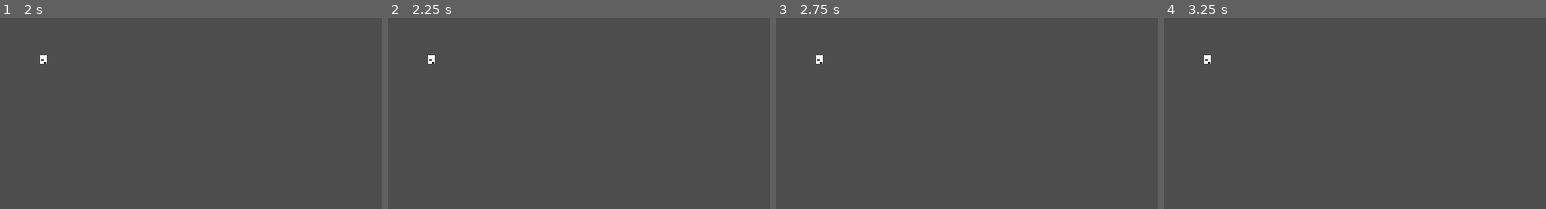
Above: before the commit, frames 1-4 (left to right).
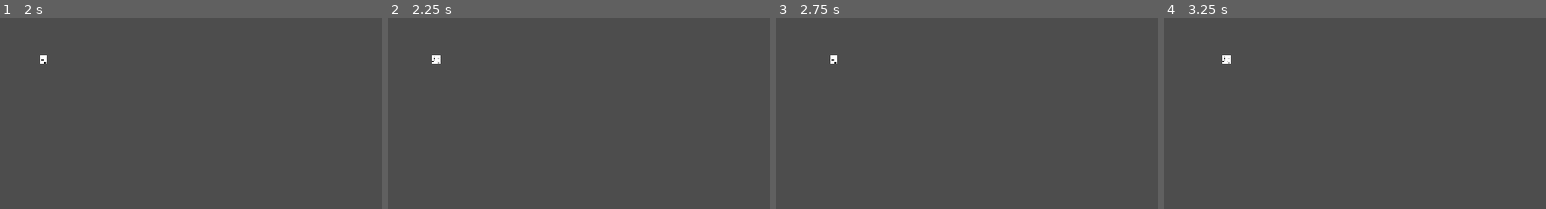
Above: after the commit, the same moments.

Repository: Hardy-Thomas/TheSereneGlade
Game: Godot game, scene res://npc.tscn
Two runs of this game, one before a commit and one after it. Both use one fixed random seed, a clock stepped at 60 frames per second and the inputs below. This scene is started directly instead of the project's main scene.
Inputs:
- Up to frame 1 (2 s): tap Enter (ui_accept) at 0.5, 0.77, 1.25, 1.52 s; hold Right (move_right) 0.53-1.28 s; hold Down (move_down) from 1.28 s (still down)
- Up to frame 2 (2.25 s): tap Enter (ui_accept) at 2 s; release Down (move_down) at 2.03 s; hold Right (move_right) from 2.03 s (still down)
- Up to frame 3 (2.75 s): keep holding Right (move_right)
- Up to frame 4 (3.25 s): tap Enter (ui_accept) at 2.75, 3.02 s; release Right (move_right) at 2.78 s; hold Up (move_up) from 2.78 s (still down)
The pictures show only the part of the screen within x 0-50%, y 0-50%; the shares and areas given below are measured in that part.

Frame 1 is identical in both runs. In frame 2, 0.1% of the frame differs, in the area x 10-14%, y 19-24%; in frame 3, 0.1%; in frame 4, 0.2%, in the area x 10-18%, y 19-24%.

Commit message:
Va te fair enculé sale connarde de merde a qui je baise sa pute de famille sur dix génération

Diff:
--- a/main.tscn
+++ b/main.tscn
@@ -4,8 +4,7 @@
 [ext_resource type="Script" uid="uid://tu01wpcnie2h" path="res://main.gd" id="1_lquwl"]
 [ext_resource type="Texture2D" uid="uid://bumrti78qb6ck" path="res://ART/Sprites/MC/OverWorldMCAnimation/Down/sprite_00.png" id="2_0xm2m"]
 [ext_resource type="Script" uid="uid://csb67kau0h6em" path="res://porte_cript.gd" id="4_7mycd"]
-[ext_resource type="PackedScene" uid="uid://nq6125qxrgv4" path="res://cript.tscn" id="5_272bh"]
-
+[ext_resource type="PackedScene" uid="uid://nq6125qxrgv4" path="res://crypt.tscn" id="5_272bh"]
 
 [node name="tuto" type="Node2D"]
 script = ExtResource("1_lquwl")
@@ -19,8 +18,6 @@
 offset_right = 636.0
 offset_bottom = 109.0
 text = "YEEEEES"
-
-[node name="npc" parent="." instance=ExtResource("2_0xm2m")]
 
 [node name="Player" parent="." instance=ExtResource("1_ig7tw")]
 position = Vector2(599, 302)
--- a/npc.gd
+++ b/npc.gd
@@ -71,6 +71,6 @@
 
 func _on_timer_timeout() -> void:
 	$Timer.wait_time = choose([0.5, 1, 1.5])
-	print(choose([IDLE, NEW_DIR, MOVE]))
+
 	$Timer.start()
 	current_state = choose([IDLE, NEW_DIR, MOVE])
Binary file added: ART/Props/sprite_Gate0.png
Not shown, added: ART/Props/sprite_Gate0.png.import
Binary file added: ART/Props/sprite_Gate1.png
Not shown, added: ART/Props/sprite_Gate1.png.import
Renamed: cript.tscn -> crypt.tscn
